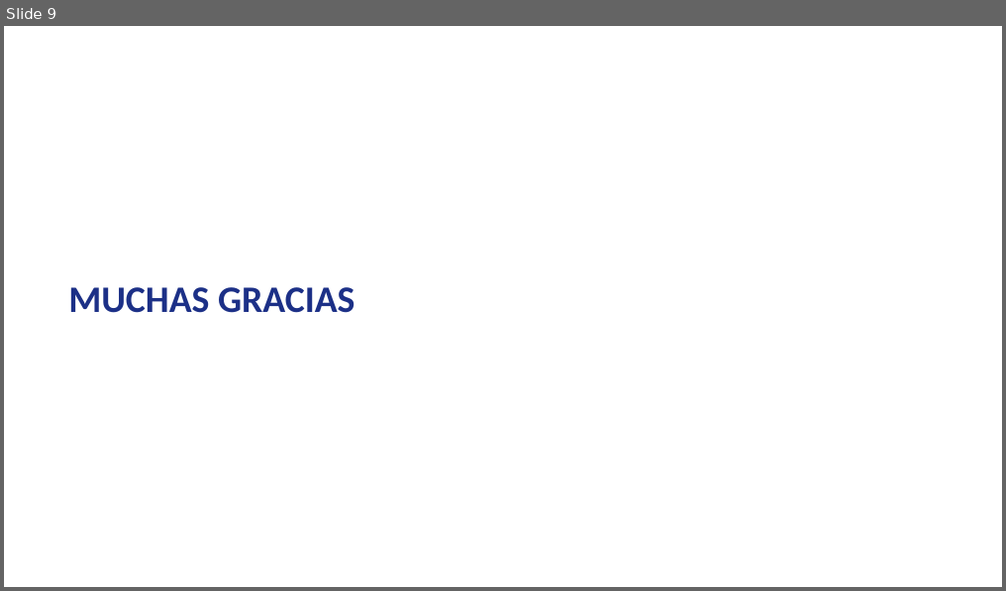
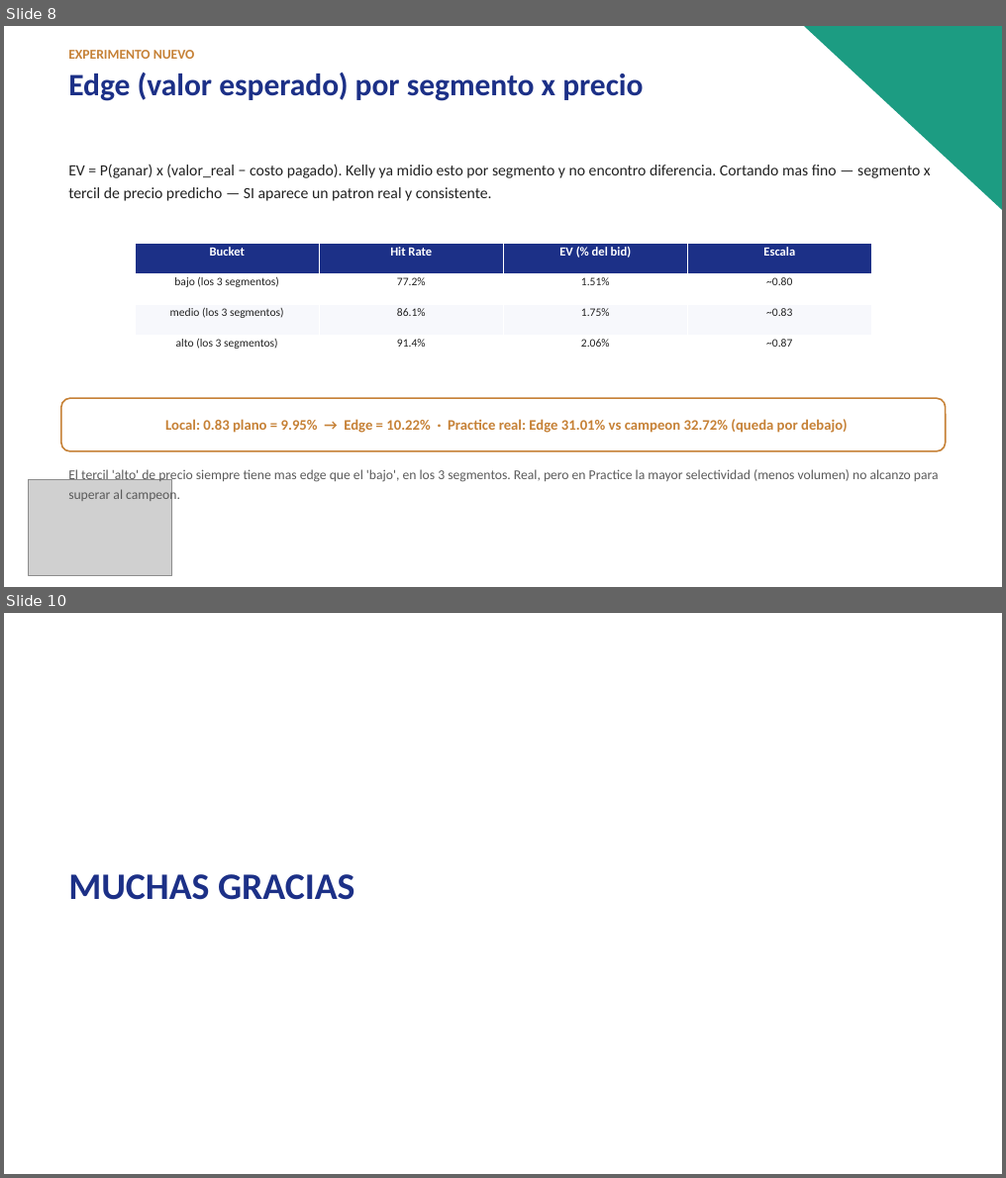
Before and after one commit to martinceriotti/26ROS_Sam, a slide deck: reports/resumen_proyecto_SAM.pptx. Shown one above the other, each under a label of ours: slide 9 before the commit, slides 8 and 10 after it; the slides between them are not shown. The pictures are 1006x591 and 1006x1178 pixels, drawn with LibreOffice and Linux fonts; fonts in the diff are those of the drawing; grey boxes stand for pictures; background and template pictures are left out. Boxes give left, top, right and bottom in pixels: in the first picture for what was removed or moved away, otherwise in the second. Text is boxed around its words. In the diff, an @@ line names an element or a change of style, - is before the commit and + after.

Commit message:
Sesion 2026-07-18 (cierre): PDF y PPT actualizados con Kelly y Edge finales
- Agrega seccion/slide de Edge (valor esperado por segmento x precio) a
  ambos reportes, con el hallazgo de heterogeneidad real por tercil de precio
- Actualiza Kelly con la validacion real de Practice contra el campeon
  vigente (scale083): Kelly casi empata (-0.15pp), Edge queda por debajo
  (-1.71pp)
- Confirma round8_distress_fix_scale083 como modelo final de la presentacion
  en ambos documentos

```diff
--- a/reports/resumen_proyecto_SAM.pptx
+++ b/reports/resumen_proyecto_SAM.pptx
@@ slide 8 added at bbox=[4, 26, 1002, 587], background #FFFFFF @@
@@ text added at bbox=[68, 50, 195, 59], 13 pt, text #C68136, bold @@
+EXPERIMENTO NUEVO
@@ right triangle added at bbox=[795, 26, 1002, 215], fill #1C9C82 @@
@@ text added at bbox=[68, 73, 643, 101], 30 pt, text #1C3087, bold @@
+Edge (valor esperado) por segmento x precio
@@ text added at bbox=[68, 164, 931, 201], 15 pt, text #222222 @@
+EV = P(ganar) x (valor_real − costo pagado). Kelly ya midio esto por segmento y no encontro diferencia. Cortando mas fino — segmento x tercil de precio predicho — SI aparece un patron real y consistente.
@@ table added at bbox=[135, 243, 871, 366], 4 rows, 4 columns @@
+Bucket | Hit Rate | EV (% del bid) | Escala
+bajo (los 3 segmentos) | 77.2% | 1.51% | ~0.80
+medio (los 3 segmentos) | 86.1% | 1.75% | ~0.83
+alto (los 3 segmentos) | 91.4% | 2.06% | ~0.87
@@ rounded rectangle added at bbox=[61, 399, 945, 452], fill #FFFFFF, outline #C68136 1.5 pt, 14 pt, text #C68136, bold @@
+Local: 0.83 plano = 9.95% → Edge = 10.22% · Practice real: Edge 31.01% vs campeon 32.72% (queda por debajo)
@@ text added at bbox=[68, 469, 939, 503], 13 pt, text #5B5B5B @@
+El tercil 'alto' de precio siempre tiene mas edge que el 'bajo', en los 3 segmentos. Real, pero en Practice la mayor selectividad (menos volumen) no alcanzo para superar al campeon.
@@ picture added at bbox=[29, 480, 171, 576] @@
@@ what was slide 9 is now slide 10 @@
```
Also in this commit, not shown: 3 slides changed, 4 other files.
